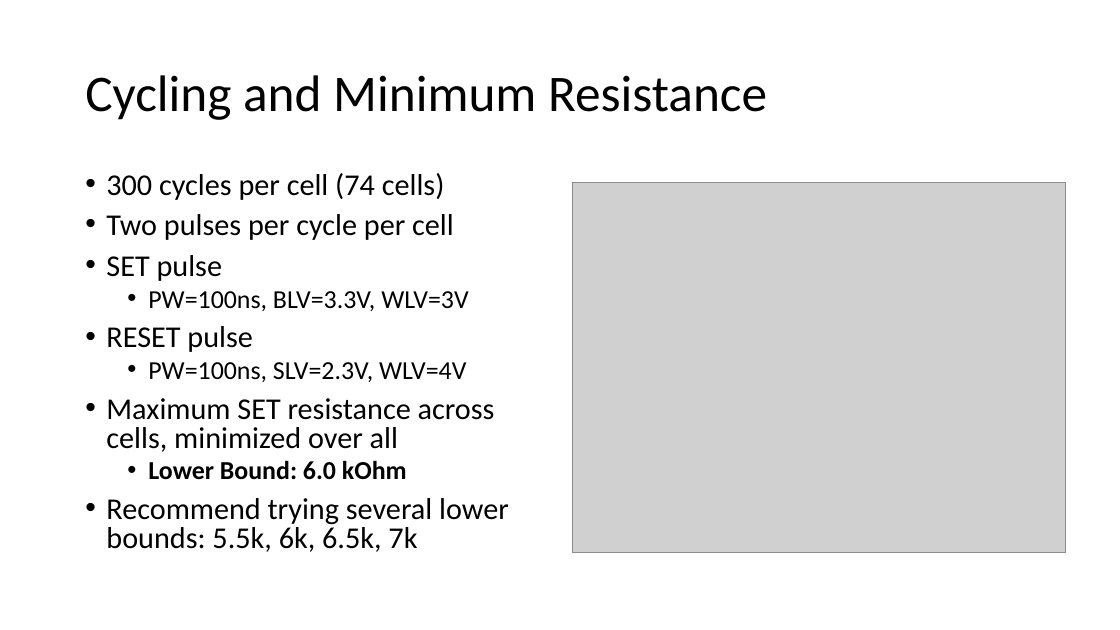
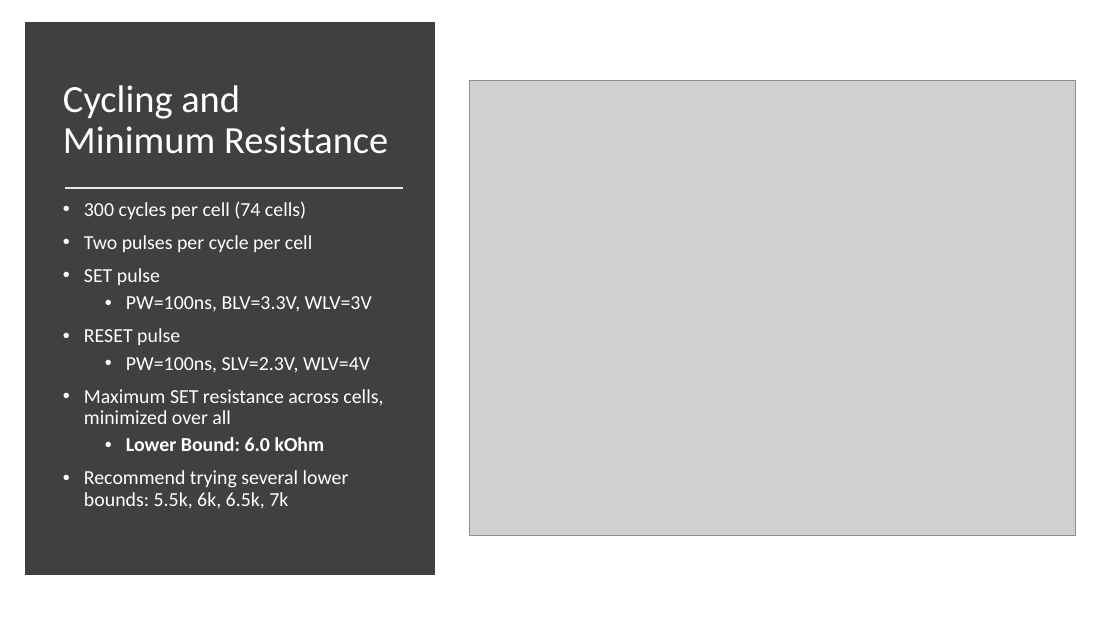
Before and after one commit to akashlevy/RRAM-RADAR-Tuning, a slide deck: slide 5 of presentations/4-15-20.pptx. Drawn at 1120x630 pixels with LibreOffice and Linux fonts; fonts in the diff are those of the drawing; grey boxes stand for pictures. Boxes give left, top, right and bottom in pixels: in the first picture for what was removed or moved away, otherwise in the second. Text is boxed around its words. In the diff, an @@ line names an element or a change of style, - is before the commit and + after.

```diff
--- a/presentations/4-15-20.pptx
+++ b/presentations/4-15-20.pptx
@@ rectangle added at bbox=[31, 28, 429, 570], fill #404040, outline #404040 10 pt @@
@@ title "Cycling and Minimum Resistance": place and size @@
-title "Cycling and Minimum Resistance" at bbox=[85, 75, 767, 120]
+title "Cycling and Minimum Resistance" at bbox=[63, 85, 388, 154]
@@ title "Cycling and Minimum Resistance" at bbox=[63, 85, 388, 154]: size 44 to 33 pt, text colour #000000 to #FFFFFF @@
@@ picture: place and size @@
-picture at bbox=[572, 182, 1066, 553]
+picture at bbox=[470, 81, 1075, 535]
@@ text "300 cycles per cell (74 ...": place and size @@
-text "300 cycles per cell (74 ..." at bbox=[106, 173, 509, 552]
+text "300 cycles per cell (74 ..." at bbox=[84, 201, 383, 509]
@@ text "300 cycles per cell (74 ..." at bbox=[84, 201, 383, 509]: size 25.9 to 17 pt in "300 cycles per cell (74 cells)", "Two pulses per cycle per cell", "SET pulse", "RESET pulse" and 2 more places; text colour #000000 to #FFFFFF; size 22.2 to 17 pt in "PW=100ns, BLV=3.3V, WLV=3V", "PW=100ns, SLV=2.3V, WLV=4V", "Lower Bound: 6.0 kOhm"; line spacing 0.8 to 0.9 @@
@@ line added from (65, 188) to (403, 188), #E7E6E6 1.75 pt @@
```
Also in this commit, not shown: 10 other slides changed, 7 slides added, 15 other files.
